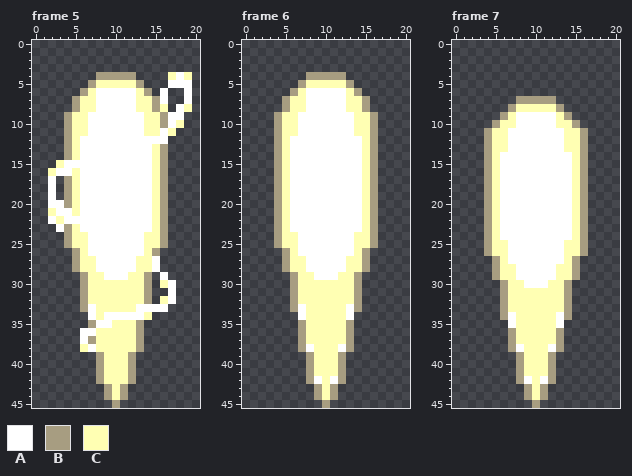
File history of a pixel-art file, Sprites/spr_heart_yellow_shot_big.aseprite. Above: the version before the commit.
21x46 pixels, 9 frames. Shown: frame 5, frame 6, frame 7. The commit also changed other frames, which this record leaves out.
Palette (. is transparent): A #ffffff  B #a79d81  C #ffffb3
Pixels before, frame 5, first column x 2:
 4 ......BBBBB....CAC
 5 .....BCCCCCB...AAA
 6 ....BCAAAAACB.A..A
 7 ...BCCAAAAACCBA..A
 8 ...BCCAAAAACCBC.AC
 9 ..BCCAAAAAAACCBAA.
10 ..BCCAAAAAAACCBAC.
11 ..BCCAAAAAAACCAC..
12 ..BCAAAAAAAAAAA...
13 ..BCAAAAAAAAACB...
14 ..BCAAAAAAAAACB...
15 .CAAAAAAAAAAACB...
16 CAACAAAAAAAAACB...
17 A.BCAAAAAAAAACB...
18 A.BCAAAAAAAAACB...
19 A.BCAAAAAAAAACB...
20 AABCAAAAAAAAACB...
21 CAACAAAAAAAAACB...
22 ACAAAAAAAAAAACB...
23 .ABCAAAAAAAAACB...
24 ..BCCAAAAAAACCB...
25 ..BCCAAAAAAACCB...
26 ...BCAAAAAAACB....
27 ...BCCAAAAACCA....
28 ...BCCAAAAACCA....
29 ....BCCAAACCB.A...
30 ....BCCCCCCCB.CA..
31 ....BCCCCCCCB..A..
32 ....BCCCCCCCB.CA..
33 ....BACCCCCAAAA...
34 .....ACAAAAAC.....
35 .....BAACCCB......
36 ....AACCCCCB......
37 ....ABCCCCCB......
38 ....CACCCCCB......
39 ......BCCCB.......
40 ......BCCCB.......
41 ......BCCCB.......
42 ......BCCCB.......
43 .......BCB........
44 .......BCB........
45 ........B.........
Pixels before, frame 6, first column x 4:
 4 ....BBBBB....
 5 ...BCCCCCB...
 6 ..BCAAAAACB..
 7 .BCCAAAAACCB.
 8 .BCCAAAAACCB.
 9 BCCAAAAAAACCB
10 BCCAAAAAAACCB
11 BCCAAAAAAACCB
12 BCAAAAAAAAACB
13 BCAAAAAAAAACB
14 BCAAAAAAAAACB
15 BCAAAAAAAAACB
16 BCAAAAAAAAACB
17 BCAAAAAAAAACB
18 BCAAAAAAAAACB
19 BCAAAAAAAAACB
20 BCAAAAAAAAACB
21 BCAAAAAAAAACB
22 BCAAAAAAAAACB
23 BCAAAAAAAAACB
24 BCCAAAAAAACCB
25 BCCAAAAAAACCB
26 .BCAAAAAAACB.
27 .BCCAAAAACCB.
28 .BCCAAAAACCB.
29 ..BCCAAACCB..
30 ..BCCCCCCCB..
31 ..BCCCCCCCB..
32 ..BCCCCCCCB..
33 ..BACCCCCAB..
34 ...ACCCCCA...
35 ...BCCCCCB...
36 ...BCCCCCB...
37 ...BCCCCCB...
38 ...BACCCAB...
39 ....BCCCB....
40 ....BCCCB....
41 ....BCCCB....
42 ....BACAB....
43 .....BCB.....
44 .....BCB.....
45 ......B......
Pixels before, frame 7, first column x 4:
 7 ....BBBBB....
 8 ...BCCCCCB...
 9 ..BCAAAAACB..
10 .BCCAAAAACCB.
11 BCCAAAAAAACCB
12 BCCAAAAAAACCB
13 BCCAAAAAAACCB
14 BCAAAAAAAAACB
15 BCAAAAAAAAACB
16 BCAAAAAAAAACB
17 BCAAAAAAAAACB
18 BCAAAAAAAAACB
19 BCAAAAAAAAACB
20 BCAAAAAAAAACB
21 BCAAAAAAAAACB
22 BCAAAAAAAAACB
23 BCAAAAAAAAACB
24 BCAAAAAAAAACB
25 BCCAAAAAAACCB
26 BCCAAAAAAACCB
27 .BCAAAAAAACB.
28 .BCCAAAAACCB.
29 .BCCAAAAACCB.
30 ..BCCAAACCB..
31 ..BCCCCCCCB..
32 ..BCCCCCCCB..
33 ..BCCCCCCCB..
34 ..BACCCCCAB..
35 ...ACCCCCA...
36 ...BCCCCCB...
37 ...BCCCCCB...
38 ...BACCCAB...
39 ....BCCCB....
40 ....BCCCB....
41 ....BCCCB....
42 ....BACAB....
43 .....BCB.....
44 .....BCB.....
45 ......B......
And afterwards:
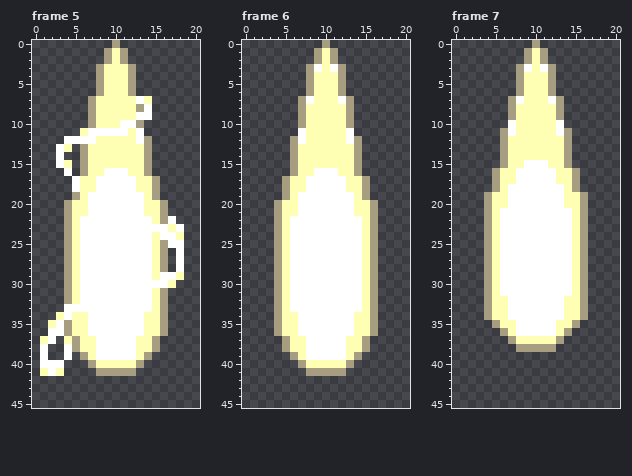
The exact change:
Changed rows in their new state; - is an unchanged pixel.
Frame 5:
first column x 1:
 0 ---------B---------
 1 --------BCB--------
 2 --------BCB--------
 3 -------BCCCB-------
 4 --------CCC-----...
 5 ------.B---B.---...
 6 -----..BCCCB..-.--.
 7 ----..BCCCCCA-..--.
 8 ----..BCCCCCBA..-..
 9 ---...BCCCCC-A....-
10 ---...BCCC--B.....-
11 ---..------C-....--
12 ---AA--CCCCC-B..---
13 --AC.BCCCCCCCB..---
14 --A..BCCCCCCCB..---
15 --AC.BCCCCCCCB..---
16 -..-.BCC---CCB..---
17 -.-.ACC-----CCB.---
18 -.-.ACC-----CCB.---
19 -.-.BC-------CB.---
20 -..--C-------C-----
21 -..B-C-------C-----
22 -..BC-----------A--
23 --.-----------AACA-
24 -----A-------A-AAC-
25 -----A-------A--AA-
26 ---BCA-------ACB-A-
27 ---BCAA-----AACB-A-
28 ---BCAA-----AACB-A-
29 ---BCAAA---AAAC-AC-
30 ---BCAAAAAAAAAAAC--
31 ---BCAAAAAAAAACB.--
32 ---BCAAAAAAAAACB.--
33 ---AAA-AAAAA--CB---
34 --CACC-A------CB---
35 -CABCCA--AAAACCB---
36 -AABCC-AAAAAACCB---
37 CA-CBCCAAAAACCB----
38 A--AB-CAAAAACCB----
39 A--A-BCAAAAACB-----
40 AAA---BC---CB------
41 CAC-----BBB--------
42 -------.....-------
43 --------...--------
44 --------...--------
45 ---------.---------
Frame 6:
first column x 4:
 0 ------B------
 1 -----BCB-----
 2 -----BCB-----
 3 ----BACAB----
 4 -----CCC-----
 5 ---.B---B.---
 6 --..BCCCB..--
 7 -..B-CCC-B..-
 8 -..BCCCCCB..-
 9 ...BCCCCCB...
10 ...BCCCCCB...
11 ...-CCCCC-...
12 ..B-CCCCC-B..
13 ..BCCCCCCCB..
14 ..BCCCCCCCB..
15 ..BCCCCCCCB..
16 ..BCC---CCB..
17 .BCC-----CCB.
18 .BCC-----CCB.
19 .BC-------CB.
20 --C-------C--
21 --C-------C--
24 --A-------A--
25 --A-------A--
26 BCA-------ACB
27 BCAA-----AACB
28 BCAA-----AACB
29 BCAAA---AAACB
30 BCAAAAAAAAACB
31 BCAAAAAAAAACB
32 BCAAAAAAAAACB
33 BCA-AAAAA-ACB
34 BCC-AAAAA-CCB
35 BCCAAAAAAACCB
36 BCCAAAAAAACCB
37 -BCCAAAAACCB-
38 -BCC-AAA-CCB-
39 --BCAAAAACB--
40 ---BC---CB---
41 -----BBB-----
42 ----.....----
43 -----...-----
44 -----...-----
45 ------.------
Frame 7:
first column x 4:
 0 ------B------
 1 -----BCB-----
 2 -----BCB-----
 3 ----BACAB----
 4 ----BCCCB----
 5 ----BCCCB----
 6 ----BCCCB----
 7 ---BACCCAB---
 9 --.BCCCCCB.--
10 -..ACCCCCA..-
11 ..B-CCCCC-B..
12 ..BCCCCCCCB..
13 ..BCCCCCCCB..
14 ..BCCCCCCCB..
15 ..BCC---CCB..
16 .BCC-----CCB.
17 .BCC-----CCB.
18 .BC-------CB.
19 --C-------C--
20 --C-------C--
first column x 4:
25 --A-------A--
26 --A-------A--
27 BCA-------ACB
28 BCAA-----AACB
29 BCAA-----AACB
30 BCAAA---AAACB
31 BCAAAAAAAAACB
32 BCCAAAAAAACCB
33 BCCAAAAAAACCB
34 BCC-AAAAA-CCB
35 -BCCAAAAACCB-
36 --BCAAAAACB--
38 ---.BBBBB.---
39 ----.....----
40 ----.....----
41 ----.....----
42 ----.....----
43 -----...-----
44 -----...-----
45 ------.------
Pixel boxes of the changes (left, top, right, bottom) in both pictures:
changed: (40, 40, 192, 408)
changed: (274, 40, 378, 408)
changed: (484, 40, 588, 208)
changed: (484, 240, 588, 408)
